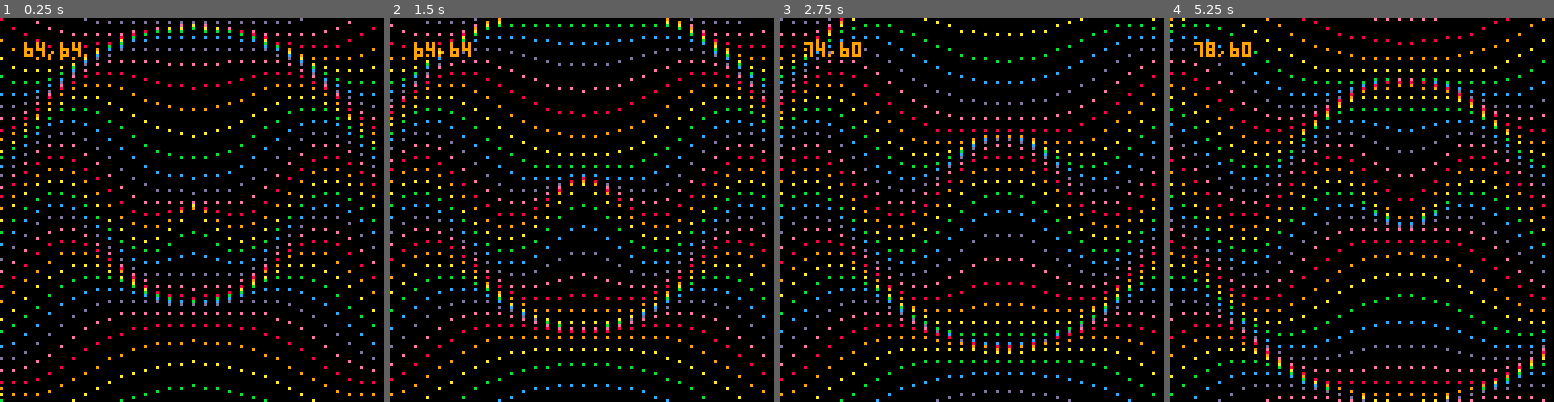
Above: before the commit, frames 1-4 (left to right).
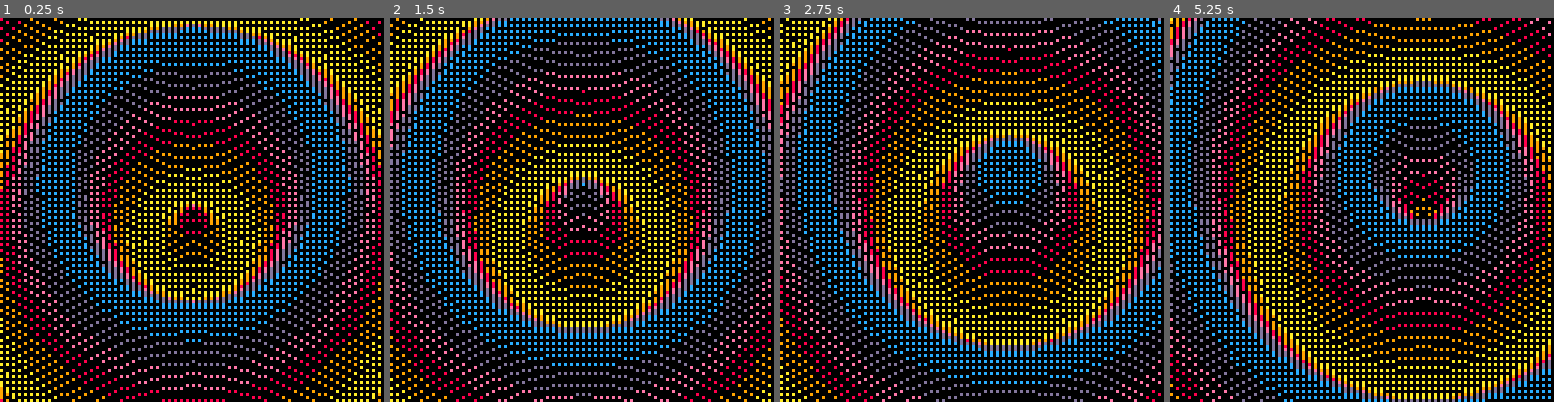
Above: after the commit, the same moments.

Repository: lofi-marz/pico-8
Game: PICO-8 cartridge carts/projects/wavey.p8
Same seed, same stepped clock (60 frames per second), same inputs: the game is played once before the commit and once after it.
Inputs:
- Up to frame 1 (0.25 s): no input
- Up to frame 2 (1.5 s): no input
- Up to frame 3 (2.75 s): hold Right 1.6-2.1 s; hold Up 2.15-2.42 s; hold Right from 2.47 s (still down)
- Up to frame 4 (5.25 s): release Right at 3.03 s; hold Left 3.08-3.58 s; hold Down 3.63-3.97 s; hold Right 4.02-4.68 s; hold Up 4.73-5.03 s; hold Left from 5.08 s (still down)

The runs differ from the first frame. In frame 1, 22% of the frame differs, in the area x 0-100%, y 0-100%; in frame 2, 22%; in frame 3, 24%; in frame 4, 25%.

Commit message:
More fiddling

Diff:
--- a/carts/projects/wavey.p8
+++ b/carts/projects/wavey.p8
@@ -3,8 +3,10 @@
 __lua__
 
 t = 0
+period = 60
 centerx = 64
 centery = 64
+distances = {}
 function _update()
 	if (btn(0)) centerx -= 1
 	if (btn(1)) centerx += 1
@@ -13,19 +15,35 @@
 end
 function _draw()
 	cls()
-	for y = -16, 144, 4 do
-		for x = -16, 144, 4  do
-			dist = sqrt((centerx-x)^2+(centery-y)^2)
-			colour = ((y/4)%7)+8
-			fy = t-dist
-			--fx = t-dist
-			yoffset = sin(fy/60)*10
-			xoffset = 0--cos(fx/60)*10
-			pset(x+xoffset,y+yoffset, colour)
-			print(centerx..","..centery, 8, 8)
+	for y = -16, 144, 2 do
+		for x = -16, 144, 2  do
+			ab = (centerx-x)^2+(centery-y)^2
+			if (distances[ab] == nil) then
+				distances[ab] = sqrt(ab)
+				dist = sqrt(ab)
+			else
+				dist = distances[ab]
+			end
+			fy = t-dist --The further from the centre, the further shifted
+			fx = t-dist
+			yoffset = sin(fy/period)*10 --pico-8 does angles as fractions of a turn 0-1
+			xoffset = cos(fx/period)*10
+			colour = (((yoffset)/4)%7)+8 --Cycle through the rainbow
+			pset(x,y+yoffset, colour)
+			print()
+
 		end
 	end
 	t += 1
+	t %= period*2
+
+end
+
+function print_table(table)
+	print("Printing table")
+	for k,v in pairs(table) do
+		print(k)
+	end
 end
 __gfx__
 00000000000000000000000000000000000000000000000000000000000000000000000000000000000000000000000000000000000000000000000000000000
